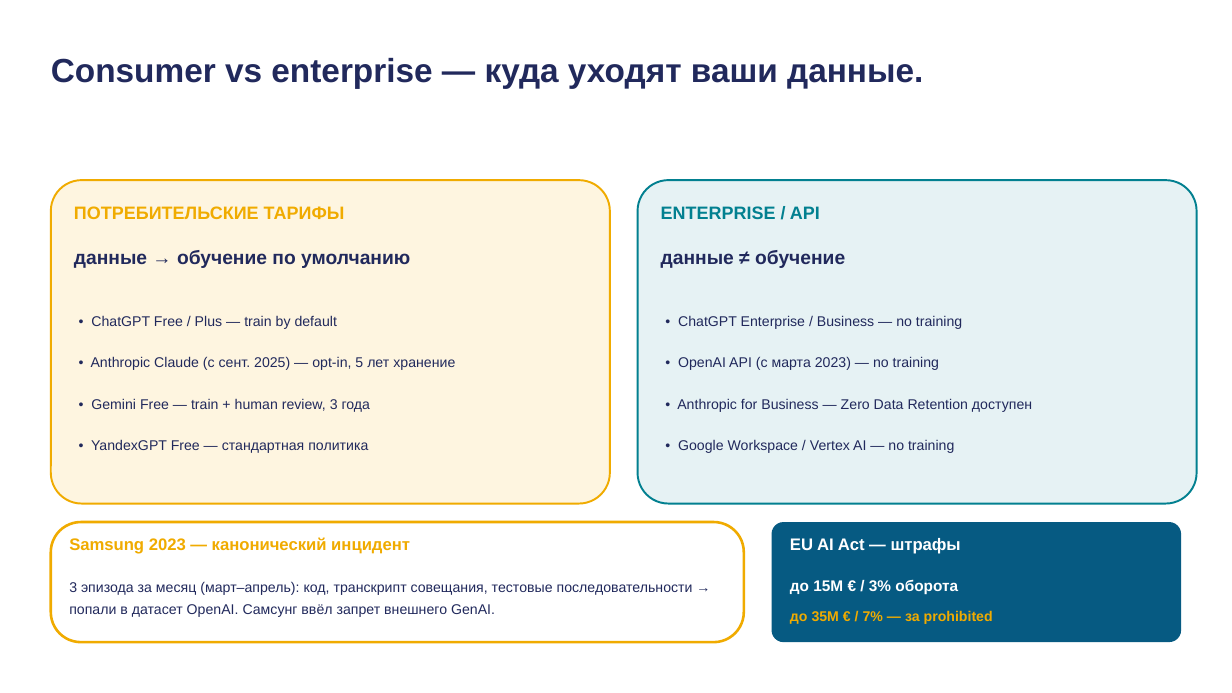
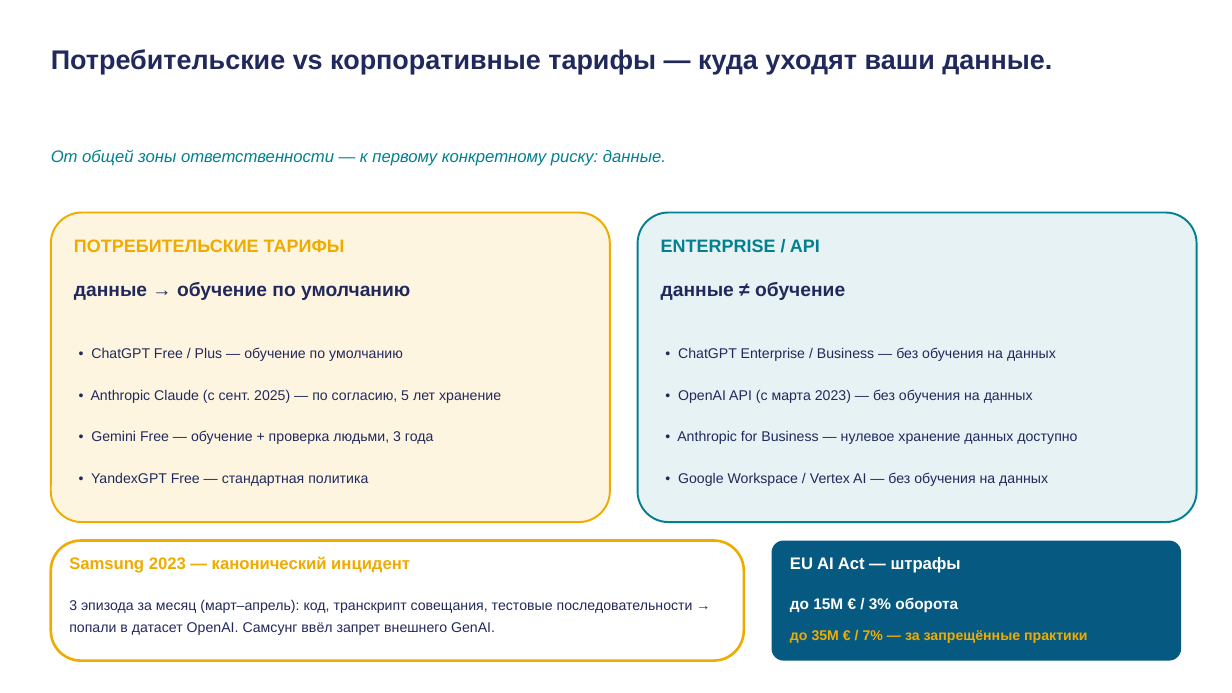
Before and after one commit to tellina-study/AI-usage-lessons, a slide deck: slide 25 of library/lectures/lec-01/rendered/lec-01.pptx. Drawn at 1232x693 pixels with LibreOffice and Linux fonts; fonts in the diff are those of the drawing. Boxes give left, top, right and bottom in pixels: in the first picture for what was removed or moved away, otherwise in the second. Text is boxed around its words. In the diff, an @@ line names an element or a change of style, - is before the commit and + after.

```diff
--- a/library/lectures/lec-01/rendered/lec-01.pptx
+++ b/library/lectures/lec-01/rendered/lec-01.pptx
@@ text at (51,49,1052,74): text changed; size 26 to 21 pt @@
-Consumer vs enterprise — куда уходят ваши данные.
+Потребительские vs корпоративные тарифы — куда уходят ваши данные.
@@ text added at (51,149,666,166), 13 pt, text #028090, italic @@
+От общей зоны ответственности — к первому конкретному риску: данные.
@@ rounded rectangle: place and size @@
-rounded rectangle at (51,180,610,504)
+rounded rectangle at (51,213,610,522)
@@ rounded rectangle at (51,213,610,522): proportions changed @@
@@ text "ПОТРЕБИТЕЛЬСКИЕ ТАРИФЫ": place and size @@
-text "ПОТРЕБИТЕЛЬСКИЕ ТАРИФЫ" at (74,206,345,219)
+text "ПОТРЕБИТЕЛЬСКИЕ ТАРИФЫ" at (74,239,345,252)
@@ rounded rectangle at (638,213,1197,522): proportions changed @@
@@ rounded rectangle: place and size @@
-rounded rectangle at (638,180,1197,504)
+rounded rectangle at (638,213,1197,522)
@@ text "ENTERPRISE / API": place and size @@
-text "ENTERPRISE / API" at (661,206,820,219)
+text "ENTERPRISE / API" at (661,239,820,252)
@@ 3 texts: place and size @@
-3 texts at (74,250,845,453)
+3 texts at (74,282,845,486)
@@ text at (91,347,403,361): text changed @@
-• ChatGPT Free / Plus — train by default
+• ChatGPT Free / Plus — обучение по умолчанию
@@ text at (678,347,1056,361): text changed @@
-• ChatGPT Enterprise / Business — no training
+• ChatGPT Enterprise / Business — без обучения на данных
@@ text at (91,389,501,403): text changed @@
-• Anthropic Claude (с сент. 2025) — opt-in, 5 лет хранение
+• Anthropic Claude (с сент. 2025) — по согласию, 5 лет хранение
@@ text at (678,389,1033,403): text changed @@
-• OpenAI API (с марта 2023) — no training
+• OpenAI API (с марта 2023) — без обучения на данных
@@ text at (91,430,434,444): text changed @@
-• Gemini Free — train + human review, 3 года
+• Gemini Free — обучение + проверка людьми, 3 года
@@ text at (677,430,1077,444): text changed @@
-• Anthropic for Business — Zero Data Retention доступен
+• Anthropic for Business — нулевое хранение данных доступно
@@ text at (678,472,1048,486): text changed @@
-• Google Workspace / Vertex AI — no training
+• Google Workspace / Vertex AI — без обучения на данных
@@ 4 texts, 2 rounded rectangles: place and size @@
-4 texts, 2 rounded rectangles at (51,522,1181,642)
+4 texts, 2 rounded rectangles at (51,541,1181,661)
@@ text at (790,630,1088,643): text changed @@
-до 35M € / 7% — за prohibited
+до 35M € / 7% — за запрещённые практики
```
Also in this commit, not shown: 19 other slides changed, 4 slides added, 3 slides removed, 29 other files.
